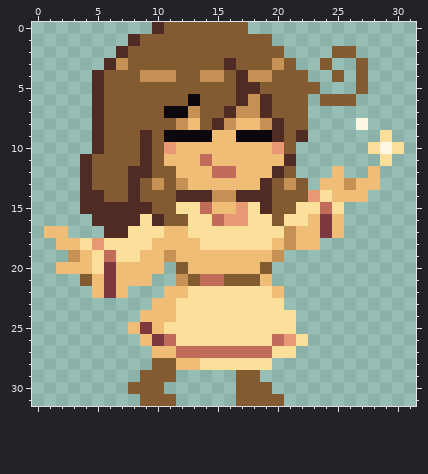
Pixel-art sprite: docs/img/player_merchant3.png. Above: the version before the commit.
The file is 128x128 pixels, drawn in blocks of 4x4; one block is one cell here.
Once edited:
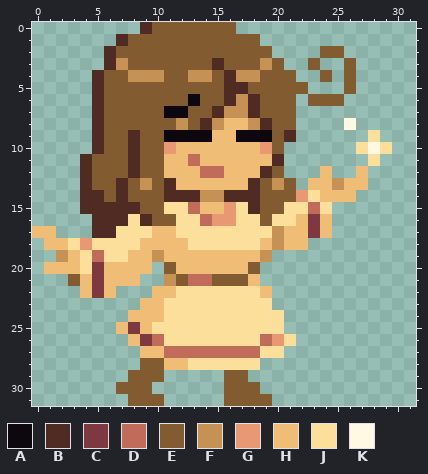
Palette (. is transparent): A #0d080d  B #4f2b24  C #7d3840  D #c16c5b  E #825b31  F #c59154  G #e89973  H #f0bd77  J #fbdf9b  K #fff9e4
Change:
Changed rows in their new state; - is an unchanged pixel.
first column x 0:
 0 ---------BE------.-------------
 1 -------BE----------.-----------
 2 ------BE------------.---E-.----
 3 ---------------BE--FE.-E.-E.---
 4 --------F--E-F-EBF-E--.-E.E.---
 5 ----------------B-E----.--E.---
 6 ----------------BFBE--.E--.----
 7 -------------E-BF-BE--.--------
 8 -------------EBFH-FBE-.---K.---
 9 --------BE----------EB.-----J.-
10 --------BE---------GE.-----JKJ.
11 --------BE---DH-----B.------J.-
12 ---------E-H--D-H--BE.--H.-H.--
13 -------BEFEBH-----BEFE.H-FH-.--
14 -------BE--B--F-B--E--GJH--.---
15 ---------E-J-DH-GJBE-J-DJ.-----
16 --------JBE-J-DG-J-EJ-HCH.-----
17 H-.--B-J--H-J-------FH-CH.-----
18 -H-JGJ---H---J-----HFH-.-------
19 --FHJDJ-H-FH-------F.----------
20 -H--JCH---.EH-----E.-----------
21 ---EHCH--.-FED-E--H.-----------
22 ----HCH.--H-J------H.----------
23 ---------H-J--------.----------
24 --------H--J---------.---------
25 -------HCHJ----------.---------
26 --------HCDJ-------DGJ.--------
27 ---------H-D-------J-.---------
28 ---------E-H-J-----.-----------
29 --------E--.----E-.------------
30 -------E--.-----E--.-----------
31 --------E--.----E---.----------
